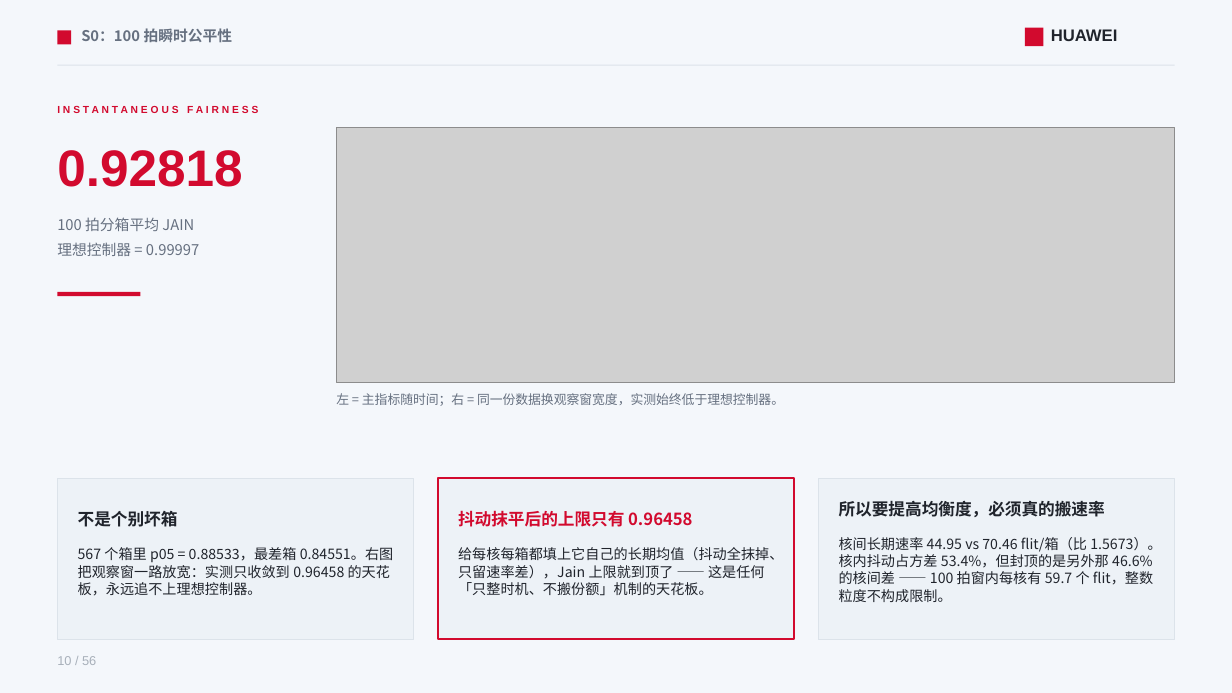
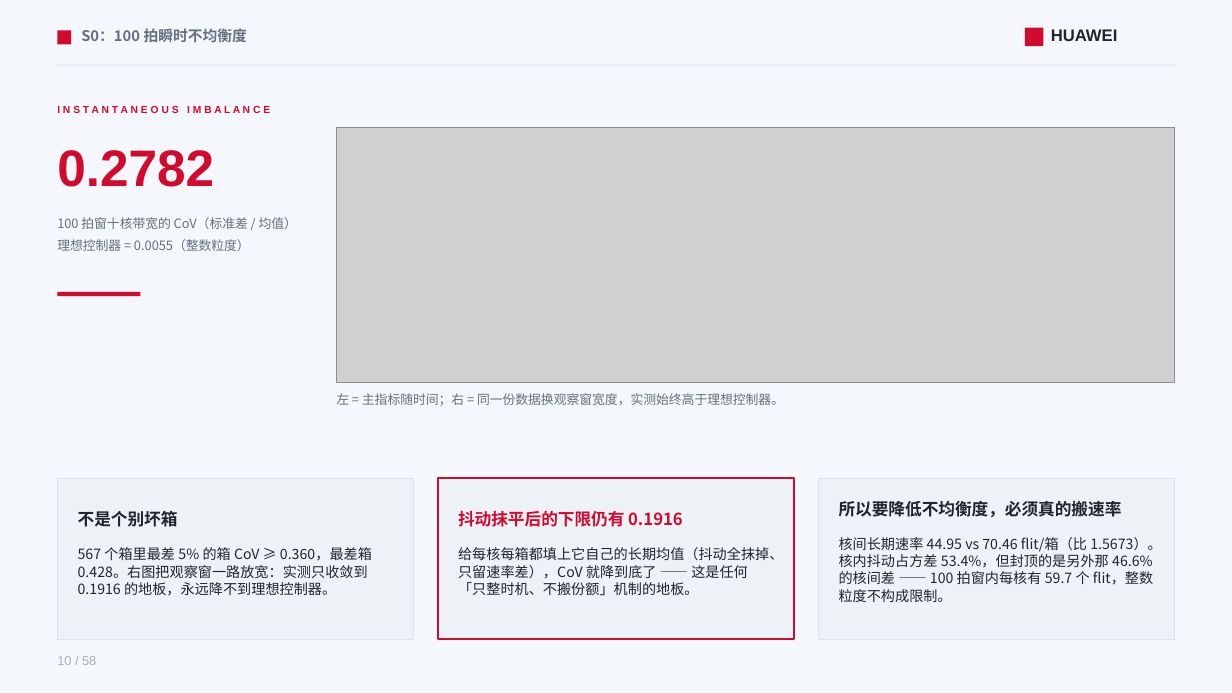
Before and after one commit to lukebest/booksim2, a slide deck: slide 10 of ppt/ring2-write-fairness.pptx. Drawn at 1232x693 pixels with LibreOffice and Linux fonts; fonts in the diff are those of the drawing; grey boxes stand for pictures. Boxes give left, top, right and bottom in pixels: in the first picture for what was removed or moved away, otherwise in the second. Text is boxed around its words. In the diff, an @@ line names an element or a change of style, - is before the commit and + after.

```diff
--- a/ppt/ring2-write-fairness.pptx
+++ b/ppt/ring2-write-fairness.pptx
@@ text at (81, 28, 247, 42): text changed @@
-S0：100 拍瞬时公平性
+S0：100 拍瞬时不均衡度
@@ text at (57, 105, 270, 115): text changed @@
-I N S T A N T A N E O U S F A I R N E S S
+I N S T A N T A N E O U S I M B A L A N C E
@@ text at (57, 150, 214, 187): text changed @@
-0.92818
+0.2782
@@ text at (57, 217, 297, 251): text changed; size 11.5 to 10 pt @@
-100 拍分箱平均 JAIN
-理想控制器 = 0.99997
+100 拍窗十核带宽的 CoV（标准差 / 均值）
+理想控制器 = 0.0055（整数粒度）
@@ text at (336, 393, 784, 406): text changed @@
-左 = 主指标随时间；右 = 同一份数据换观察窗宽度，实测始终低于理想控制器。
+左 = 主指标随时间；右 = 同一份数据换观察窗宽度，实测始终高于理想控制器。
@@ text at (839, 501, 1122, 517): text changed @@
-所以要提高均衡度，必须真的搬速率
+所以要降低不均衡度，必须真的搬速率
@@ text at (458, 510, 683, 527): text changed @@
-抖动抹平后的上限只有 0.96458
+抖动抹平后的下限仍有 0.1916
@@ text at (78, 547, 372, 596): text changed @@
-567 个箱里 p05 = 0.88533，最差箱 0.84551。右图把观察窗一路放宽：实测只收敛到 0.96458 的天花板，永远追不上理想控制器。
+567 个箱里最差 5% 的箱 CoV ≥ 0.360，最差箱 0.428。右图把观察窗一路放宽：实测只收敛到 0.1916 的地板，永远降不到理想控制器。
@@ text at (458, 547, 783, 596): text changed @@
-给每核每箱都填上它自己的长期均值（抖动全抹掉、只留速率差），Jain 上限就到顶了 —— 这是任何「只整时机、不搬份额」机制的天花板。
+给每核每箱都填上它自己的长期均值（抖动全抹掉、只留速率差），CoV 就降到底了 —— 这是任何「只整时机、不搬份额」机制的地板。
```
Also in this commit, not shown: 55 other slides changed, 2 slides added, 15 other files.
